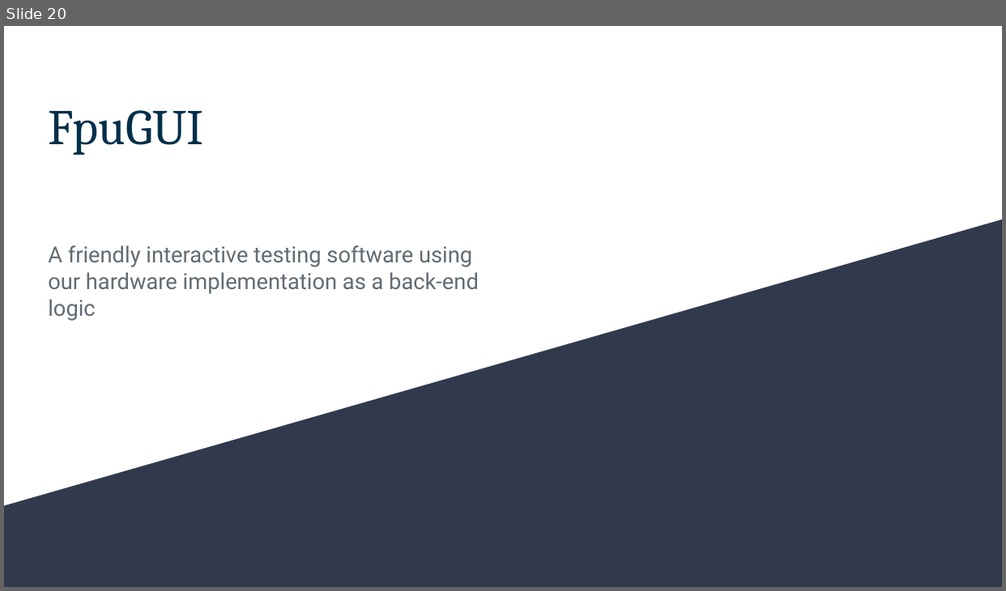
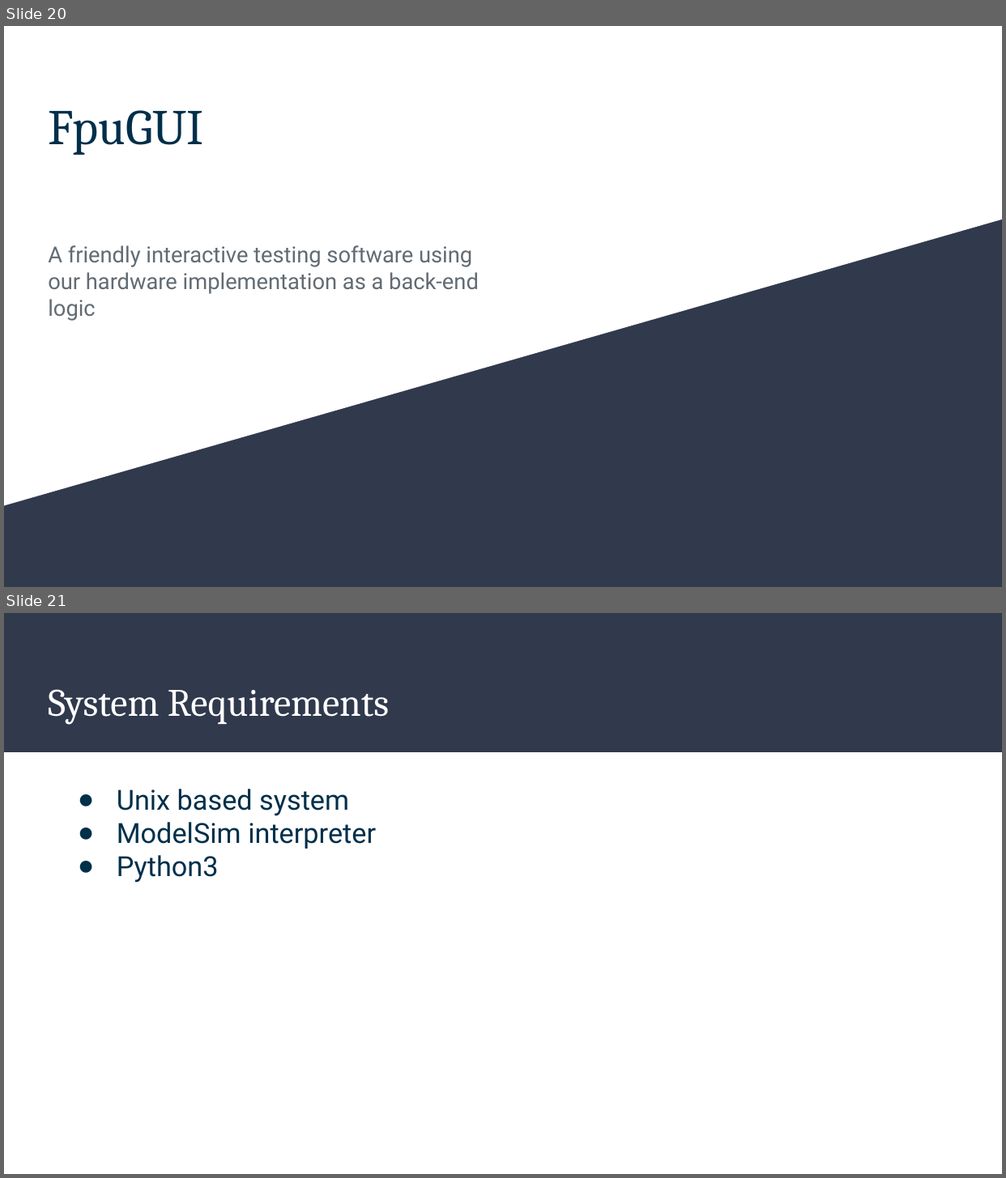
Before and after one commit to abdo1819/fpu, a slide deck: FPU.pptx. Shown one above the other, each under a label of ours: slide 20 before the commit, slides 20 and 21 after it. The pictures are 1006x591 and 1006x1178 pixels, drawn with LibreOffice and Linux fonts; fonts in the diff are those of the drawing. Boxes give left, top, right and bottom in pixels: in the first picture for what was removed or moved away, otherwise in the second. Text is boxed around its words. In the diff, an @@ line names an element or a change of style, - is before the commit and + after.

```diff
--- a/FPU.pptx
+++ b/FPU.pptx
@@ slide 21 added at (4,613,1002,1174), background #FFFFFF @@
@@ rectangle added at (4,613,1002,752), fill #31394D @@
@@ title added at (48,689,389,724), 28 pt, text #FFFFFF @@
+System Requirements
@@ text added at (117,789,376,883), 20 pt, text #002F4A @@
+● Unix based system
+● ModelSim interpreter
+● Python3
```
Also in this commit, not shown: 4 slides changed, 2 other slides added.
